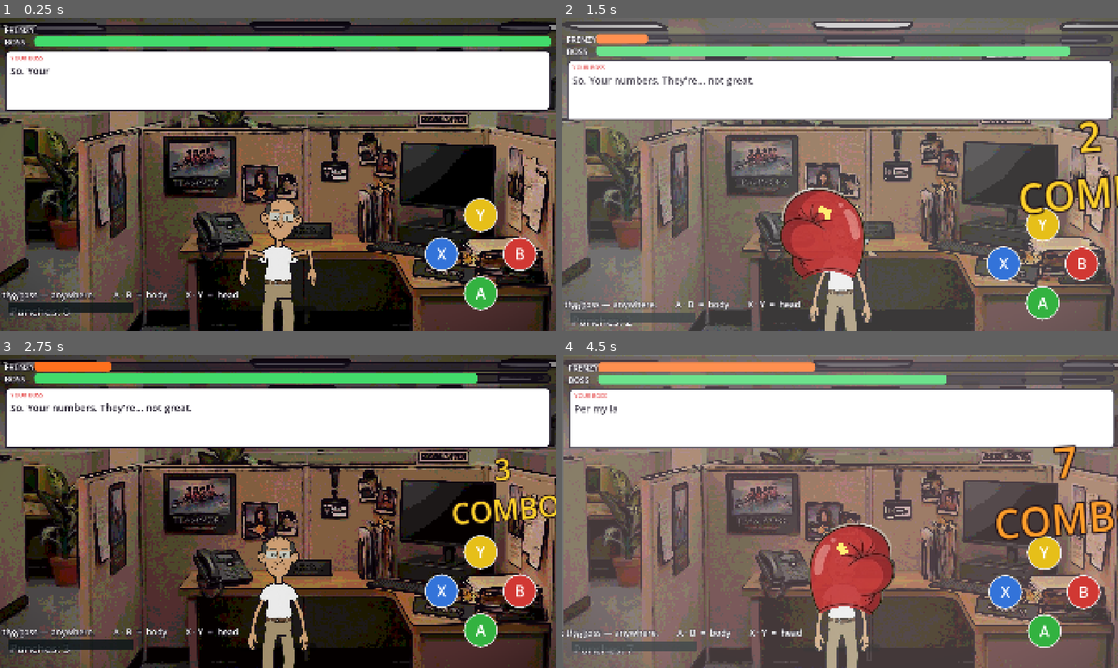
Above: before the commit, frames 1-4 (two rows, left to right).
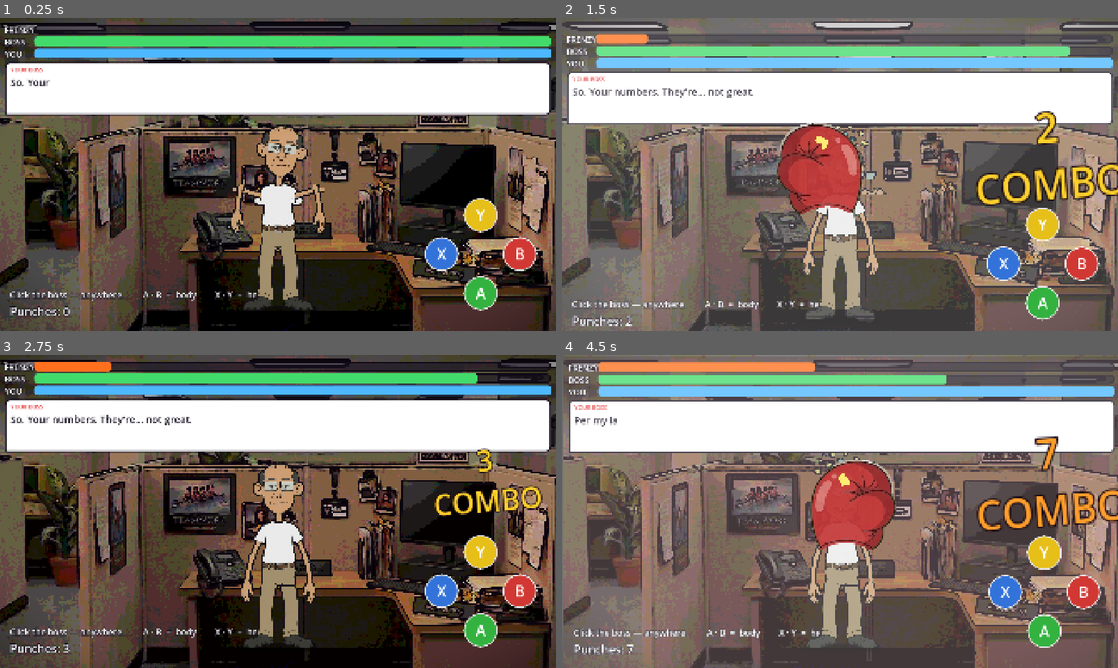
Above: after the commit, the same moments.

Repository: StaraxcreamTM/punch-my-boss-jun-14-2026
Game: Godot game, scene res://scenes/main.tscn
The game is run twice, just before and just after one commit, with the same random seed, the same clock (stepped at 60 frames per second) and the same inputs.
Inputs (mouse positions are in pixels of both pictures, inside the frame that each line leads up to):
- Up to frame 1 (0.25 s): no input
- Up to frame 2 (1.5 s): tap Enter at 0.5 s; move the mouse to (962, 158) at 0.52 s; hold Right 0.53-1.28 s; tap B at 0.6 s; click (962, 158) at 0.67 s; move the mouse to (728, 190) at 1.27 s; hold Down from 1.28 s (still down); tap X at 1.35 s
- Up to frame 3 (2.75 s): move the mouse to (333, 442) at 2.02 s; release Down at 2.03 s; hold Right from 2.03 s (still down); tap Y at 2.1 s
- Up to frame 4 (4.5 s): move the mouse to (812, 574) at 2.77 s; tap B at 2.85 s; click (812, 574) at 2.92 s; move the mouse to (1006, 558) at 3.52 s; release Right at 3.53 s; hold A from 3.53 s (still down); tap X at 3.6 s; move the mouse to (673, 464) at 4.27 s; tap Y at 4.35 s

The runs differ from the first frame. In frame 1, 13% of the frame differs, in the area x 0-100%, y 9-100%; in frame 2, 19%, in the area x 0-100%, y 12-100%; in frame 3, 15%; in frame 4, 18%.

Commit message:
v0.18: screenshot harness + the four layout bugs it caught
Run: Godot --path game -- --shots
Dumps a 48-frame filmstrip to user://shots while a scripted demo punches,
dodges and takes hits, then exits on its own. Closes the visual feedback loop
without a human watching the window - headless "exit 0" proves it runs, not
that it looks right.

It immediately caught four bugs that were invisible to headless verification:

1. The boss's feet rendered 65px BELOW the viewport (offset_top 587 +
   1240*0.45 = 1145 on a 1080 screen), and he was too small to feel like a
   Punch-Out opponent. Now 0.55 scale, 682px tall, feet at y~1010 which also
   lines up with the Shadow panel.
2. "COMBO" ran off the right edge - ~380px wide at font size 96, anchored
   top-left at x=1560. Now right-anchored in a sized, centre-aligned box, which
   also protects it from mobile safe-area insets.
3. The player health bar was invisible and collided with the hint and counter:
   an unstyled Panel (renders near-black) pinned bottom-left. Now a third bar
   under FRENZY/BOSS using the same styleboxes.
4. The hint text ran off the left edge - grow_horizontal = BOTH expanded the
   long string symmetrically around its anchor.

Also fixes the cutout seam risk flagged when the rig landed: elbows and wrists
visibly came apart on big stagger rotations. Re-sliced so each child piece
extends well past its own joint - children draw on top, so the extra material
hides the seam rather than doubling visibly. Confirmed on a cropped joint
filmstrip.

Co-Authored-By: Claude Opus 4.8 (1M context) <noreply@anthropic.com>

Diff:
--- a/game/assets/boss2/parts/parts.json
+++ b/game/assets/boss2/parts/parts.json
@@ -16,25 +16,25 @@
  "torso": {
   "origin": [
    51,
-   296
+   290
   ],
   "size": [
    252,
-   256
+   280
   ],
   "pivot": [
    176,
-   545
+   470
   ]
  },
  "hips": {
   "origin": [
-   86,
-   524
-  ],
-  "size": [
-   177,
-   144
+   84,
+   505
+  ],
+  "size": [
+   179,
+   175
   ],
   "pivot": [
    176,
@@ -43,12 +43,12 @@
  },
  "uarm_l": {
   "origin": [
-   27,
+   23,
    418
   ],
   "size": [
-   78,
-   122
+   82,
+   148
   ],
   "pivot": [
    108,
@@ -57,12 +57,12 @@
  },
  "farm_l": {
   "origin": [
-   9,
-   516
-  ],
-  "size": [
-   49,
-   132
+   5,
+   486
+  ],
+  "size": [
+   58,
+   182
   ],
   "pivot": [
    46,
@@ -72,11 +72,11 @@
  "hand_l": {
   "origin": [
    5,
-   626
+   596
   ],
   "size": [
    64,
-   106
+   136
   ],
   "pivot": [
    28,
@@ -89,8 +89,8 @@
    418
   ],
   "size": [
-   79,
-   122
+   83,
+   148
   ],
   "pivot": [
    246,
@@ -99,12 +99,12 @@
  },
  "farm_r": {
   "origin": [
-   296,
-   516
-  ],
-  "size": [
-   49,
-   132
+   292,
+   486
+  ],
+  "size": [
+   57,
+   182
   ],
   "pivot": [
    306,
@@ -114,11 +114,11 @@
  "hand_r": {
   "origin": [
    285,
-   626
+   596
   ],
   "size": [
    65,
-   107
+   137
   ],
   "pivot": [
    324,
@@ -128,11 +128,11 @@
  "thigh_l": {
   "origin": [
    77,
-   598
+   582
   ],
   "size": [
    100,
-   214
+   254
   ],
   "pivot": [
    140,
@@ -141,12 +141,12 @@
  },
  "shin_l": {
   "origin": [
-   10,
-   782
-  ],
-  "size": [
-   145,
-   138
+   3,
+   752
+  ],
+  "size": [
+   152,
+   184
   ],
   "pivot": [
    112,
@@ -156,11 +156,11 @@
  "foot_l": {
   "origin": [
    0,
-   892
+   866
   ],
   "size": [
    155,
-   64
+   90
   ],
   "pivot": [
    106,
@@ -170,11 +170,11 @@
  "thigh_r": {
   "origin": [
    177,
-   598
+   582
   ],
   "size": [
    101,
-   214
+   254
   ],
   "pivot": [
    212,
@@ -184,11 +184,11 @@
  "shin_r": {
   "origin": [
    199,
-   782
-  ],
-  "size": [
-   145,
-   138
+   752
+  ],
+  "size": [
+   152,
+   184
   ],
   "pivot": [
    242,
@@ -198,11 +198,11 @@
  "foot_r": {
   "origin": [
    199,
-   892
+   866
   ],
   "size": [
    155,
-   64
+   90
   ],
   "pivot": [
    248,
--- a/game/scenes/main.tscn
+++ b/game/scenes/main.tscn
@@ -108,12 +108,16 @@
 anchor_top = 0.0
 anchor_right = 0.0
 anchor_bottom = 0.0
-offset_left = 843.0
-offset_top = 587.0
-offset_right = 1363.0
-offset_bottom = 1827.0
+; Sized so the figure reads big and Punch-Out-imposing and, critically, so his
+; feet land ON screen: at the old 0.45 with top=587 the feet fell at y=1145,
+; 65px below the 1080 viewport. Now 1240*0.55 = 682 tall with feet at y~1010,
+; which also lines up with the Shadow panel anchored at the bottom.
+offset_left = 817.0
+offset_top = 328.0
+offset_right = 1337.0
+offset_bottom = 1568.0
 pivot_offset = Vector2(0, 0)
-scale = Vector2(0.45, 0.45)
+scale = Vector2(0.55, 0.55)
 grow_horizontal = 2
 grow_vertical = 2
 mouse_filter = 0
@@ -349,9 +353,11 @@
 layout_mode = 1
 anchor_right = 1.0
 offset_left = 16.0
-offset_top = 112.0
+; Starts below the third health bar (YOU, 106-140) - at the old 112 the bar
+; overlapped the bubble and hid the "YOUR BOSS" caption.
+offset_top = 152.0
 offset_right = -16.0
-offset_bottom = 320.0
+offset_bottom = 336.0
 grow_horizontal = 2
 theme_override_styles/panel = SubResource("bubble")
 
@@ -423,13 +429,15 @@
 layout_mode = 1
 anchor_left = 0.0
 anchor_top = 1.0
-anchor_right = 0.0
+anchor_right = 1.0
 anchor_bottom = 1.0
 offset_left = 34.0
 offset_top = -150.0
-offset_right = 720.0
+offset_right = -16.0
 offset_bottom = -100.0
-grow_horizontal = 2
+; grow_horizontal was BOTH, which expanded the long hint symmetrically around
+; the anchor and ran the first words off the left edge. Spans the width now.
+grow_horizontal = 1
 grow_vertical = 0
 theme_override_colors/font_color = Color(1, 1, 1, 1)
 theme_override_colors/font_outline_color = Color(0.06, 0.04, 0.09, 1)
--- a/game/scripts/main.gd
+++ b/game/scripts/main.gd
@@ -187,6 +187,7 @@
 	boss.mouse_filter = Control.MOUSE_FILTER_IGNORE
 	_apply_safe_area()
 	get_viewport().size_changed.connect(_apply_safe_area)
+	_setup_shots()
 
 	_punch_player = AudioStreamPlayer.new()
 	_punch_player.stream = _make_punch()
@@ -291,29 +292,50 @@
 	_combo_label.horizontal_alignment = HORIZONTAL_ALIGNMENT_CENTER
 	_combo_label.mouse_filter = Control.MOUSE_FILTER_IGNORE
 	_combo_label.z_index = 60
-	_combo_label.position = Vector2(1560, 330)
+	# Sized and centre-aligned inside its own box: at font size 96 the word
+	# "COMBO" is ~380px wide, so anchoring by top-left at x=1560 ran it off the
+	# 1920 edge. Right-anchored so mobile safe-area insets can't clip it either.
+	_combo_label.size = Vector2(420, 230)
+	_combo_label.anchor_left = 1.0
+	_combo_label.anchor_right = 1.0
+	_combo_label.offset_left = -450.0
+	_combo_label.offset_right = -30.0
+	_combo_label.offset_top = 300.0
+	_combo_label.offset_bottom = 530.0
 	_combo_label.rotation = -0.08
 	_combo_label.visible = false
 	safe.add_child(_combo_label)
 
-	# Player health bar, bottom-left, mirroring the boss's bar up top.
+	# Player health bar: third row under FRENZY and BOSS, styled to match them.
+	# (First attempt put it bottom-left, where it collided with the hint text
+	# and the punch counter, and an unstyled Panel rendered near-black.)
+	var track_sb := (ko_fill.get_parent() as Panel).get_theme_stylebox("panel")
+	var fill_sb := StyleBoxFlat.new()
+	fill_sb.bg_color = Color(0.30, 0.72, 1.0)
+	fill_sb.set_corner_radius_all(13)
 	var ptrack := Panel.new()
-	ptrack.set_anchors_preset(Control.PRESET_BOTTOM_LEFT)
-	ptrack.position = Vector2(30, -96)
-	ptrack.size = Vector2(430, 34)
-	ptrack.z_index = 40
+	ptrack.anchor_right = 1.0
+	ptrack.offset_left = 118.0
+	ptrack.offset_top = 106.0
+	ptrack.offset_right = -16.0
+	ptrack.offset_bottom = 140.0
+	ptrack.grow_horizontal = Control.GROW_DIRECTION_BOTH
+	ptrack.add_theme_stylebox_override("panel", track_sb)
 	safe.add_child(ptrack)
 	_player_bar = Panel.new()
 	_player_bar.set_anchors_preset(Control.PRESET_FULL_RECT)
-	_player_bar.modulate = Color(0.30, 0.78, 1.0)
+	_player_bar.anchor_right = 1.0
+	_player_bar.anchor_bottom = 1.0
+	_player_bar.add_theme_stylebox_override("panel", fill_sb)
 	ptrack.add_child(_player_bar)
 	var plabel := Label.new()
 	plabel.text = "YOU"
-	plabel.add_theme_font_size_override("font_size", 26)
+	plabel.add_theme_font_size_override("font_size", 28)
 	plabel.add_theme_color_override("font_outline_color", Color(0.06, 0.04, 0.09))
-	plabel.add_theme_constant_override("outline_size", 8)
-	plabel.position = Vector2(30, -134)
-	plabel.set_anchors_preset(Control.PRESET_BOTTOM_LEFT)
+	plabel.add_theme_constant_override("outline_size", 10)
+	plabel.position = Vector2(16, 106)
+	plabel.size = Vector2(94, 34)
+	plabel.vertical_alignment = VERTICAL_ALIGNMENT_CENTER
 	safe.add_child(plabel)
 
 	ko_banner.modulate.a = 0.0
@@ -1058,22 +1080,22 @@
 
 # name, bone path under Skeleton, slice-space bbox origin, slice-space pivot, z
 const _PARTS := [
-	["foot_l",  "Hip/ThighL/ShinL/FootL", Vector2(0, 892),   Vector2(106, 905), 0],
-	["foot_r",  "Hip/ThighR/ShinR/FootR", Vector2(199, 892), Vector2(248, 905), 0],
-	["shin_l",  "Hip/ThighL/ShinL",       Vector2(10, 782),  Vector2(112, 790), 1],
-	["shin_r",  "Hip/ThighR/ShinR",       Vector2(199, 782), Vector2(242, 790), 1],
-	["thigh_l", "Hip/ThighL",             Vector2(77, 598),  Vector2(140, 620), 2],
-	["thigh_r", "Hip/ThighR",             Vector2(177, 598), Vector2(212, 620), 2],
-	["hips",    "Hip",                    Vector2(86, 524),  Vector2(176, 560), 3],
+	["foot_l",  "Hip/ThighL/ShinL/FootL", Vector2(0, 866),   Vector2(106, 905), 0],
+	["foot_r",  "Hip/ThighR/ShinR/FootR", Vector2(199, 866), Vector2(248, 905), 0],
+	["shin_l",  "Hip/ThighL/ShinL",       Vector2(3, 752),  Vector2(112, 790), 1],
+	["shin_r",  "Hip/ThighR/ShinR",       Vector2(199, 752), Vector2(242, 790), 1],
+	["thigh_l", "Hip/ThighL",             Vector2(77, 582),  Vector2(140, 620), 2],
+	["thigh_r", "Hip/ThighR",             Vector2(177, 582), Vector2(212, 620), 2],
+	["hips",    "Hip",                    Vector2(84, 505),  Vector2(176, 560), 3],
 	# Pivot must be the bone's own position in slice space - Spine sits at
 	# slice y470, not at the waist, or the torso detaches and the belt doubles.
-	["torso",   "Hip/Spine",              Vector2(51, 296),  Vector2(176, 470), 4],
-	["uarm_l",  "Hip/ArmL",               Vector2(27, 418),  Vector2(108, 405), 5],
+	["torso",   "Hip/Spine",              Vector2(51, 290),  Vector2(176, 470), 4],
+	["uarm_l",  "Hip/ArmL",               Vector2(23, 418),  Vector2(108, 405), 5],
 	["uarm_r",  "Hip/ArmR",               Vector2(248, 418), Vector2(246, 405), 5],
-	["farm_l",  "Hip/ArmL/ForearmL",      Vector2(9, 516),   Vector2(46, 522),  6],
-	["farm_r",  "Hip/ArmR/ForearmR",      Vector2(296, 516), Vector2(306, 522), 6],
-	["hand_l",  "Hip/ArmL/ForearmL/FistL", Vector2(5, 626),  Vector2(28, 634),  7],
-	["hand_r",  "Hip/ArmR/ForearmR/FistR", Vector2(285, 626), Vector2(324, 634), 7],
+	["farm_l",  "Hip/ArmL/ForearmL",      Vector2(5, 486),   Vector2(46, 522),  6],
+	["farm_r",  "Hip/ArmR/ForearmR",      Vector2(292, 486), Vector2(306, 522), 6],
+	["hand_l",  "Hip/ArmL/ForearmL/FistL", Vector2(5, 596),  Vector2(28, 634),  7],
+	["hand_r",  "Hip/ArmR/ForearmR/FistR", Vector2(285, 596), Vector2(324, 634), 7],
 ]
 # The head is built separately: its texture is swapped for expressions, so it
 # uses the normalised head canvas (neck anchored at 230,470) rather than a
@@ -1202,3 +1224,76 @@
 	wav.stereo = false
 	wav.data = data
 	return wav
+
+# --- debug: self-serve visual verification ----------------------------------
+# Run with:  Godot --path game -- --shots
+# Dumps a filmstrip of viewport PNGs to user://shots and drives a scripted
+# demo (punches, dodges, criticals) so the frames capture the game in motion
+# rather than a static idle pose. Lets the build be checked visually without a
+# human watching the window. Exits on its own when the strip is complete.
+const SHOT_COUNT := 48
+const SHOT_INTERVAL := 0.30
+
+var _shot_mode: bool = false
+var _shot_i: int = 0
+var _demo_step: int = 0
+
+func _setup_shots() -> void:
+	if not ("--shots" in OS.get_cmdline_user_args()):
+		return
+	_shot_mode = true
+	var dir := "user://shots"
+	DirAccess.make_dir_recursive_absolute(dir)
+	# Clear any previous strip so old frames can't be mistaken for new ones.
+	var d := DirAccess.open(dir)
+	if d != null:
+		d.list_dir_begin()
+		var f := d.get_next()
+		while f != "":
+			if f.ends_with(".png"):
+				d.remove(f)
+			f = d.get_next()
+		d.list_dir_end()
+	print("[shots] writing to ", ProjectSettings.globalize_path(dir))
+	var t := Timer.new()
+	t.wait_time = SHOT_INTERVAL
+	t.autostart = true
+	t.timeout.connect(_take_shot)
+	add_child(t)
+	var dm := Timer.new()
+	dm.wait_time = 0.60
+	dm.autostart = true
+	dm.timeout.connect(_demo_tick)
+	add_child(dm)
+
+func _take_shot() -> void:
+	await RenderingServer.frame_post_draw
+	var img := get_viewport().get_texture().get_image()
+	img.save_png("user://shots/shot_%03d.png" % _shot_i)
+	_shot_i += 1
+	if _shot_i >= SHOT_COUNT:
+		print("[shots] done: %d frames" % _shot_i)
+		get_tree().quit()
+
+# Scripted play so the filmstrip exercises real states: body and head punches,
+# dodges in each direction, and a spell of doing nothing so the boss's own
+# attack cycle and idle life get captured too.
+func _demo_tick() -> void:
+	if _koing:
+		return
+	_demo_step += 1
+	match _demo_step % 8:
+		1, 2:
+			_punch(_demo_step % 2 == 0, true)    # head
+		3:
+			_punch(true, false)                  # body
+		4:
+			_dodge(-1)
+		5:
+			_punch(false, false)
+		6:
+			_dodge(1)
+		7:
+			_dodge(0)
+		_:
+			pass
Binary file changed: game/assets/boss2/parts/farm_l.png
Binary file changed: game/assets/boss2/parts/farm_r.png
Binary file changed: game/assets/boss2/parts/foot_l.png
Binary file changed: game/assets/boss2/parts/foot_r.png
Binary file changed: game/assets/boss2/parts/hand_l.png
Binary file changed: game/assets/boss2/parts/hand_r.png
Binary file changed: game/assets/boss2/parts/hips.png
Binary file changed: game/assets/boss2/parts/shin_l.png
Binary file changed: game/assets/boss2/parts/shin_r.png
Binary file changed: game/assets/boss2/parts/thigh_l.png
Binary file changed: game/assets/boss2/parts/thigh_r.png
Binary file changed: game/assets/boss2/parts/torso.png
(and 3 more such lines)
